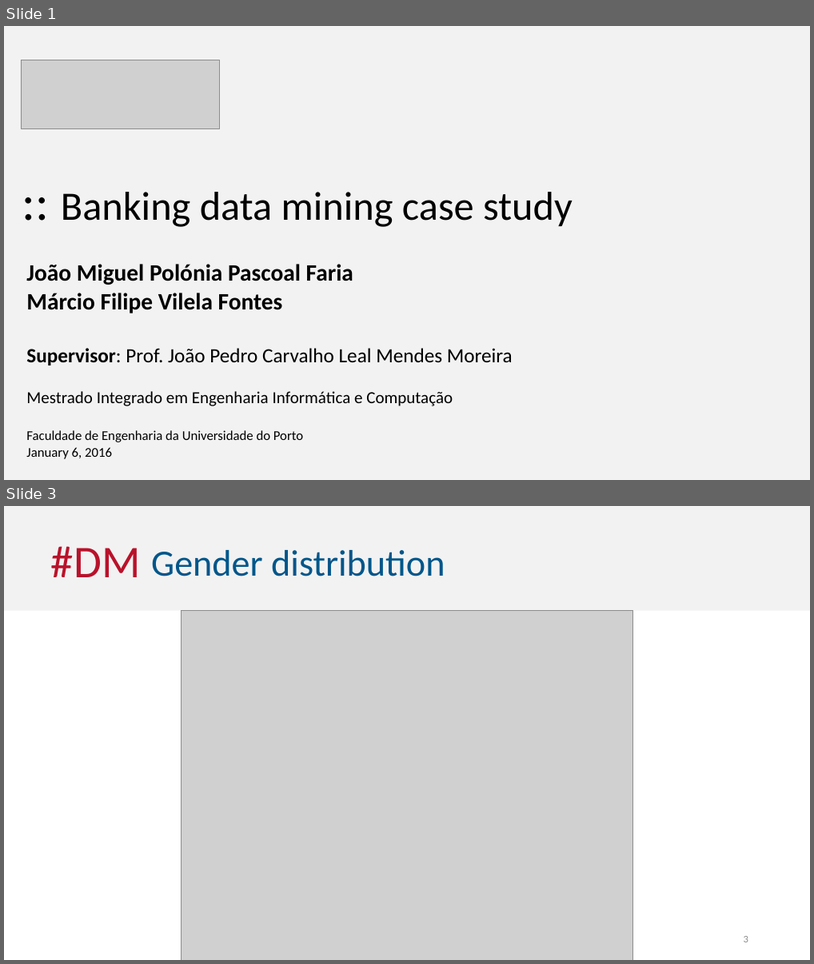
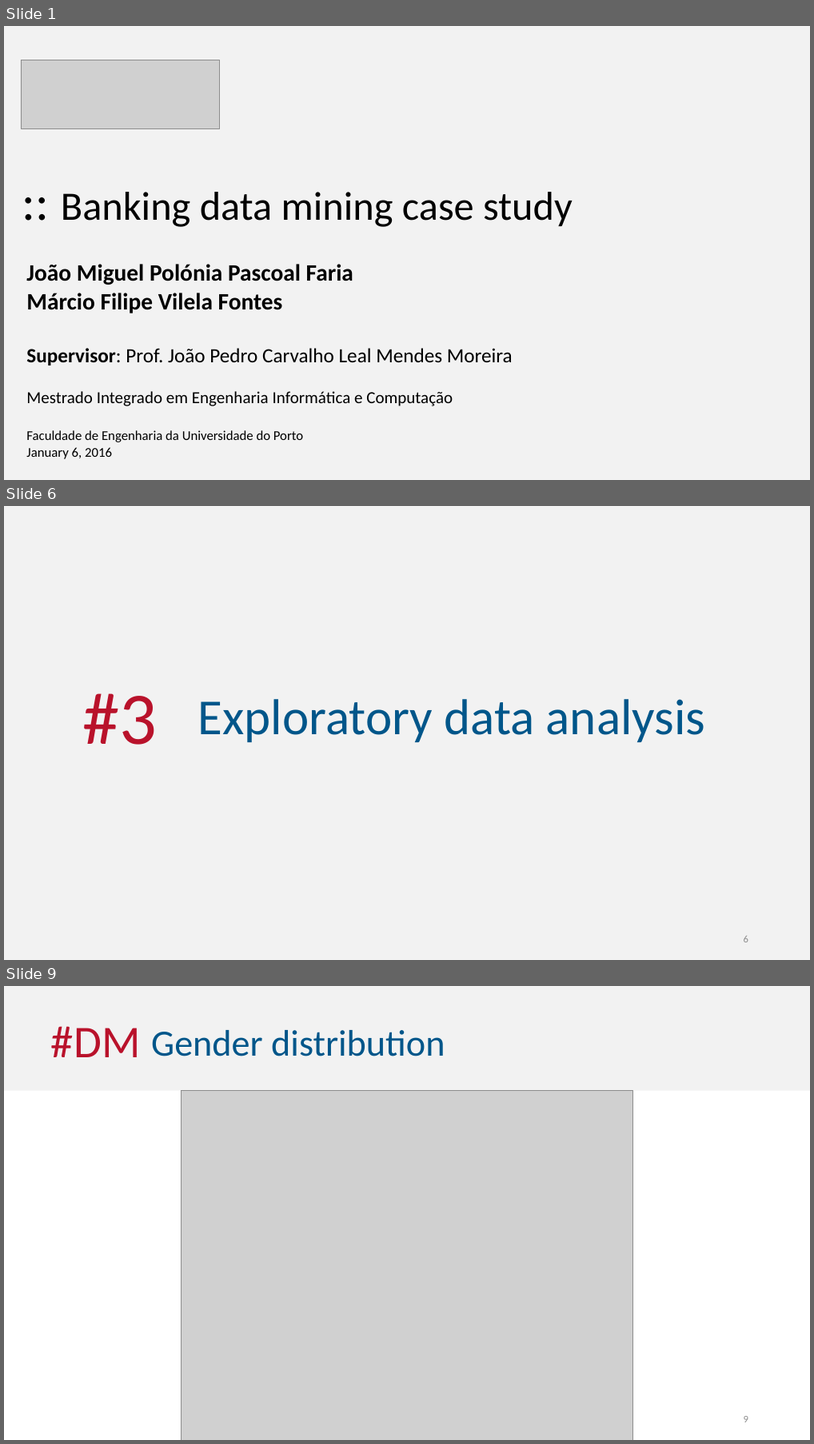
Before and after one commit to mfvfontes/2016_ECAC_G02, a slide deck: presentation/presentation.pptx. Shown one above the other, each under a label of ours: slides 1 and 3 before the commit, slides 1, 6 and 9 after it; the slides between them are not shown. The pictures are 814x964 and 814x1444 pixels, drawn with LibreOffice and Linux fonts; fonts in the diff are those of the drawing; grey boxes stand for pictures. Boxes give left, top, right and bottom in pixels: in the first picture for what was removed or moved away, otherwise in the second. Text is boxed around its words. In the diff, an @@ line names an element or a change of style, - is before the commit and + after.

Commit message:
More updates on the presentation
- Added CRISP-DM slide
- Added Domain Description slide
- Added Exploratory Data Analysis slide

```diff
--- a/presentation/presentation.pptx
+++ b/presentation/presentation.pptx
@@ slide 6 added at [4,506,810,960], background #F2F2F2 @@
@@ text added at [82,693,157,744], 88 pt, text #B9122B @@
+#3
@@ text added at [198,699,706,742], 60 pt, text #00568A @@
+Exploratory data analysis
@@ page number added at [744,935,749,942], 12 pt, text #8C8C8C @@
+6
@@ what was slide 3 is now slide 9 @@
@@ page number at [744,1416,749,1422]: text changed @@
-3
+9
```
Also in this commit, not shown: 1 slide changed, 5 other slides added.
